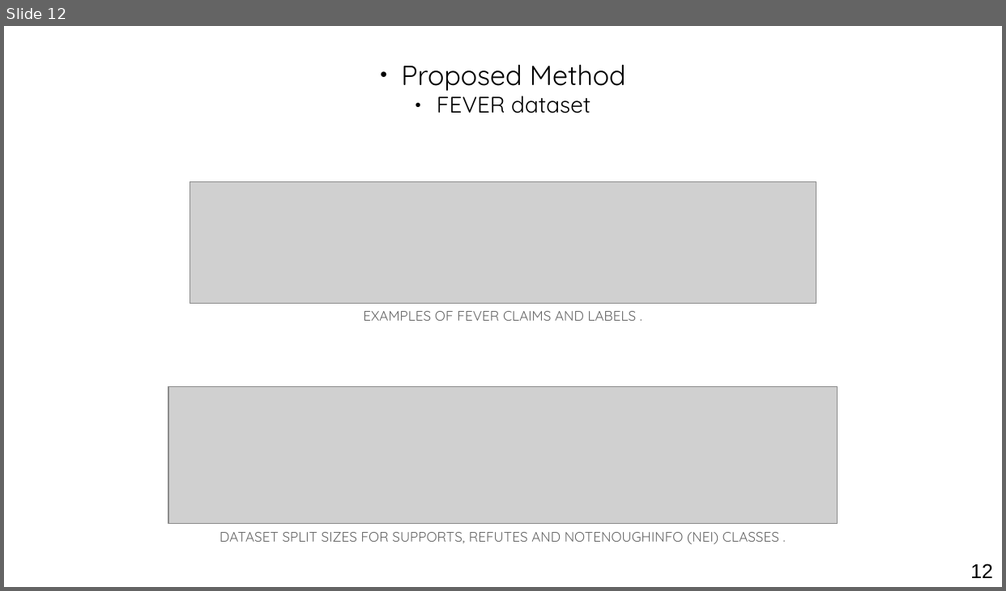
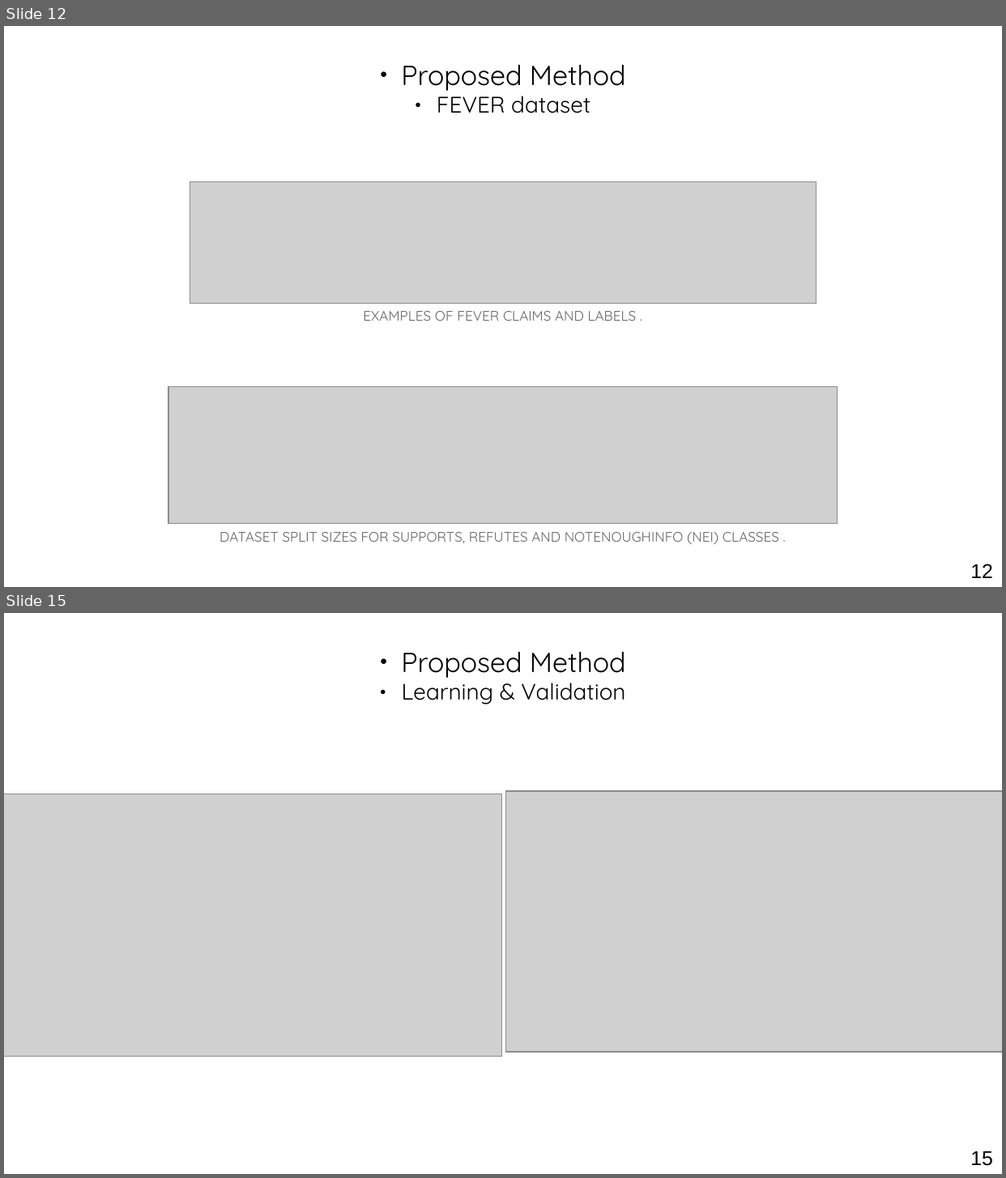
Before and after one commit to othmanelhoufi/LM-for-FactChecking, a slide deck: presentation/NLP_fact_checking.odp. Shown one above the other, each under a label of ours: slide 12 before the commit, slides 12 and 15 after it; the slides between them are not shown. The pictures are 1006x591 and 1006x1178 pixels, drawn with LibreOffice and Linux fonts; fonts in the diff are those of the drawing; grey boxes stand for pictures. Boxes give left, top, right and bottom in pixels: in the first picture for what was removed or moved away, otherwise in the second. Text is boxed around its words. In the diff, an @@ line names an element or a change of style, - is before the commit and + after.

```diff
--- a/presentation/NLP_fact_checking.odp
+++ b/presentation/NLP_fact_checking.odp
@@ slide 15 added at [4, 613, 1002, 1174], background #FFFFFF @@
@@ text added at [401, 651, 626, 705], 18 pt, text #000000 @@
+● Proposed Method
+● Learning & Validation
@@ picture added at [4, 794, 502, 1057] @@
@@ picture added at [505, 791, 1002, 1052] @@
@@ page number added at [970, 1152, 993, 1166], 16 pt, text #000000 @@
+15
```
Also in this commit, not shown: 3 slides changed, 5 other slides added, 2 slides removed, 22 other files.
